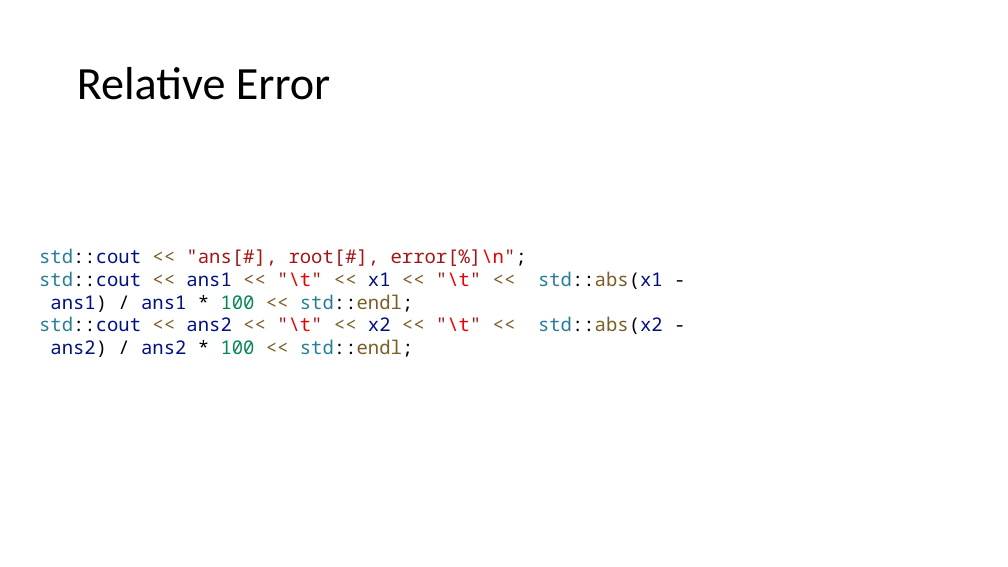
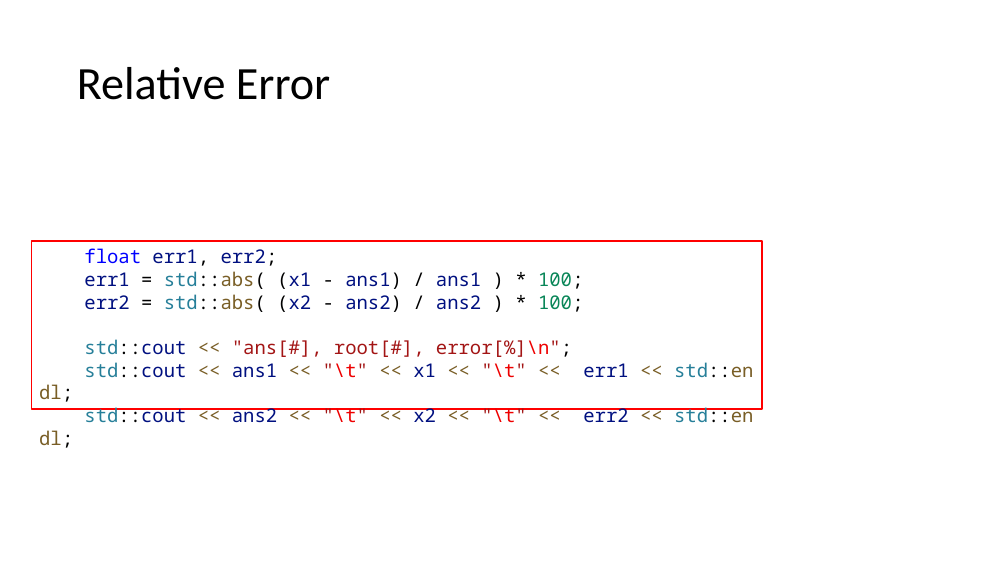
Before and after one commit to CNOCycle/cpp_tutorial, a slide deck: slide 4 of hw01/hw01.pptx. Drawn at 1008x567 pixels with LibreOffice and Linux fonts; fonts in the diff are those of the drawing; grey boxes stand for pictures. Boxes give left, top, right and bottom in pixels: in the first picture for what was removed or moved away, otherwise in the second. Text is boxed around its words. In the diff, an @@ line names an element or a change of style, - is before the commit and + after.

```diff
--- a/hw01/hw01.pptx
+++ b/hw01/hw01.pptx
@@ rectangle "float err1, err2;": place and size @@
-rectangle "float err1, err2;" at bbox=[39, 248, 663, 357]
+rectangle "float err1, err2;" at bbox=[32, 241, 762, 409]
@@ rectangle "float err1, err2;" at bbox=[32, 241, 762, 409]: outline none to #FF0000 1.5 pt @@
@@ text in rectangle at bbox=[84, 248, 583, 312]: paragraphs added @@
+float err1, err2;
+err1 = std::abs( (x1 - ans1) / ans1 ) * 100;
+err2 = std::abs( (x2 - ans2) / ans2 ) * 100;
@@ text in rectangle at bbox=[84, 362, 753, 423]: text changed; text colour #001080 to #795E26 @@
-std::cout << ans1 << "\t" << x1 << "\t" << std::abs(x1 - ans1) / ans1 * 100 << std::endl;
-std::cout << ans2 << "\t" << x2 << "\t" << std::abs(x2 - ans2) / ans2 * 100 << std::endl;
+std::cout << ans1 << "\t" << x1 << "\t" << err1 << std::endl;
+std::cout << ans2 << "\t" << x2 << "\t" << err2 << std::endl;
```
Also in this commit, not shown: 1 other slide changed, 4 other files.
